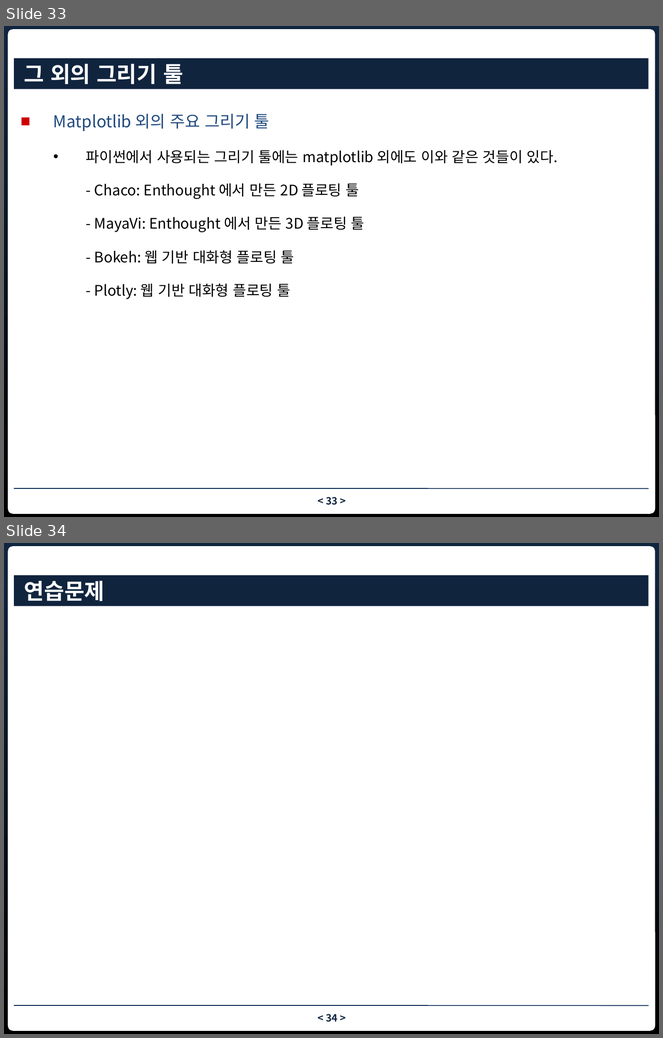
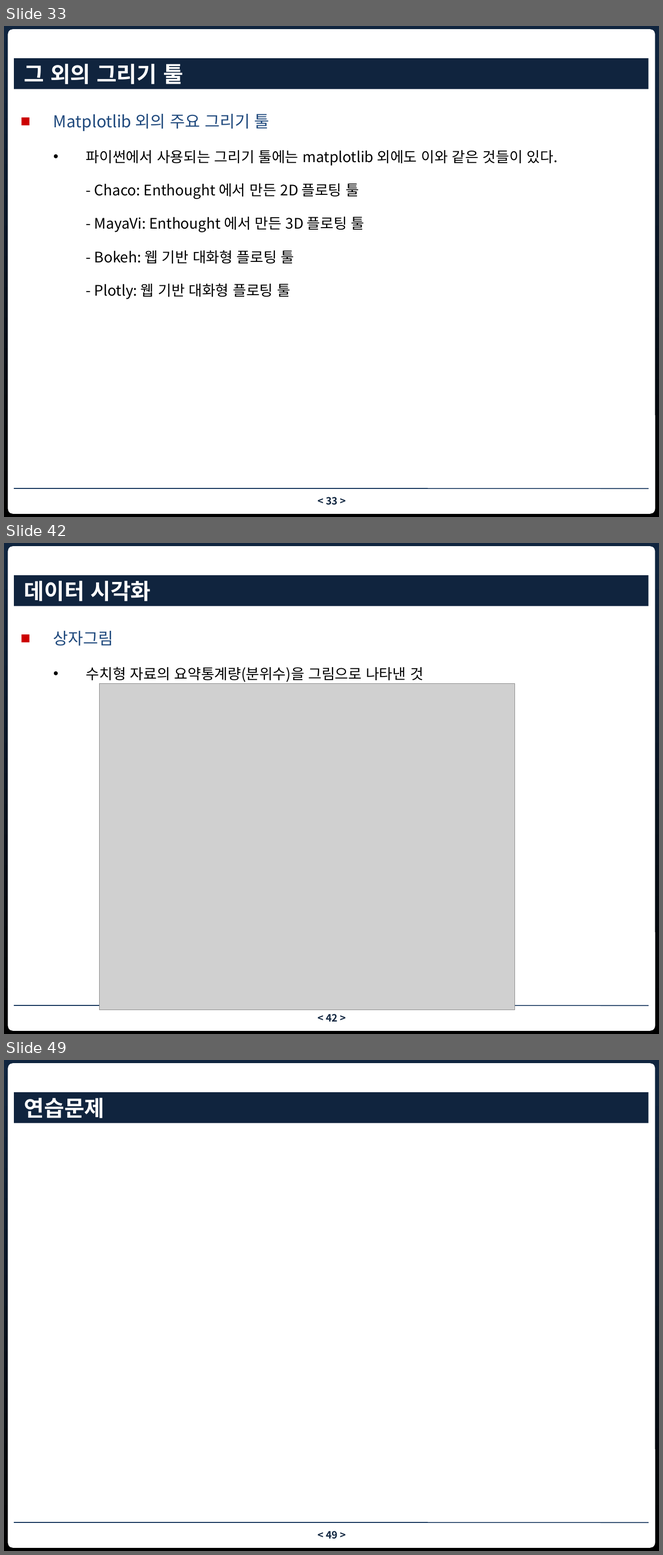
Before and after one commit to nhkim55/bigdata_fintech_python, a slide deck: ch6 matplotlib.pptx. Shown one above the other, each under a label of ours: slides 33 and 34 before the commit, slides 33, 42 and 49 after it; the slides between them are not shown. The pictures are 663x1038 and 663x1555 pixels, drawn with LibreOffice and Linux fonts; fonts in the diff are those of the drawing; grey boxes stand for pictures; background and template pictures are left out. Boxes give left, top, right and bottom in pixels: in the first picture for what was removed or moved away, otherwise in the second. Text is boxed around its words. In the diff, an @@ line names an element or a change of style, - is before the commit and + after.

```diff
--- a/ch6 matplotlib.pptx
+++ b/ch6 matplotlib.pptx
@@ slide 42 added at box(4, 543, 659, 1034), background gradient #10253F to #000000; not listed: 3 template elements that a slide beside it also shows @@
@@ title added at box(14, 575, 649, 606), fill #0F243E, 24 pt, text #FFFFFF, bold @@
+데이터 시각화
@@ text added at box(53, 631, 424, 682), 16 pt, text #000000 @@
+■ 상자그림
+  • 수치형 자료의 요약통계량(분위수)을 그림으로 나타낸 것
@@ picture added at box(100, 684, 515, 1011) @@
@@ what was slide 34 is now slide 49 @@
@@ page number at box(326, 1531, 338, 1539): text changed @@
-< 34 >
+< 49 >
```
Also in this commit, not shown: 3 slides changed, 15 other slides added.
